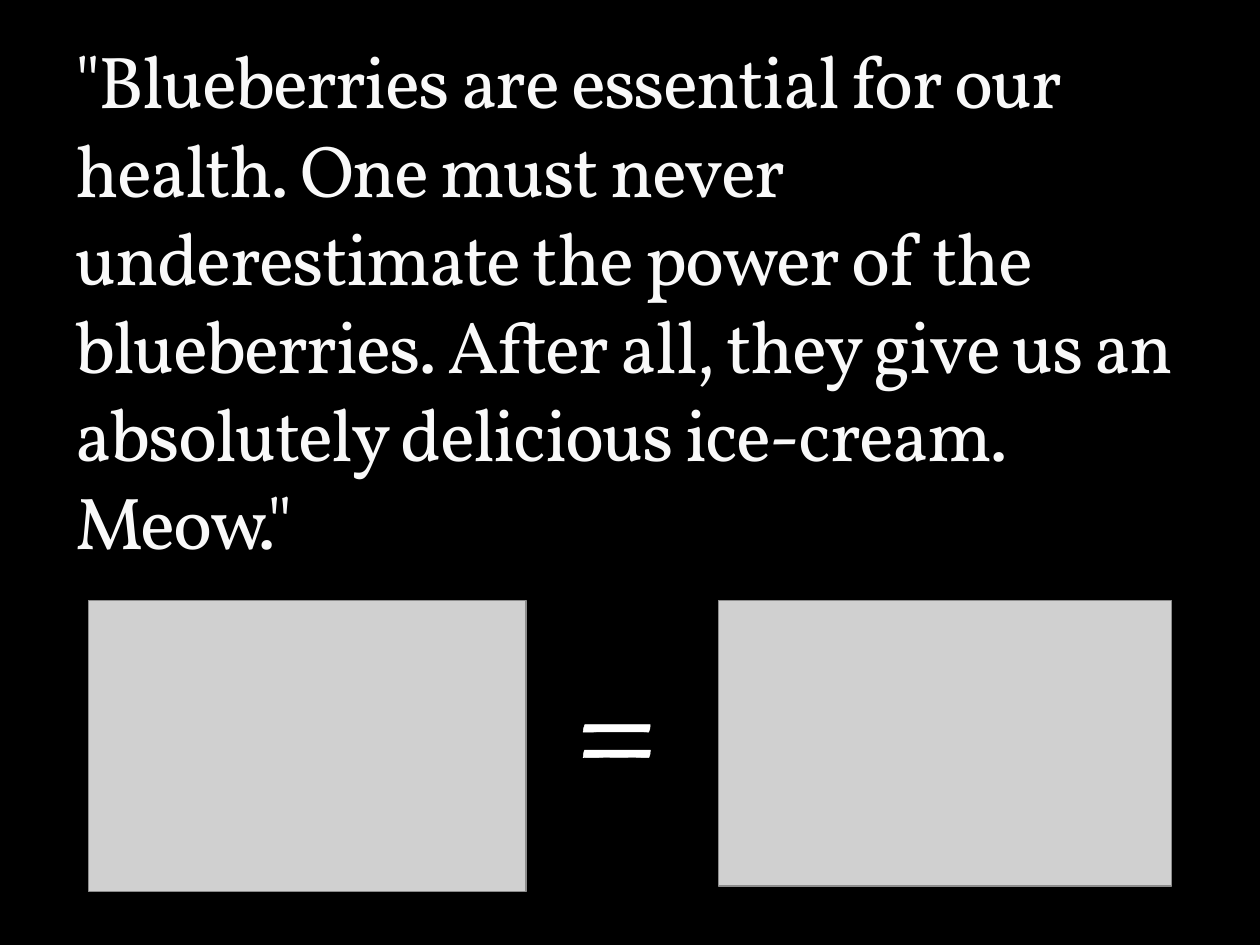
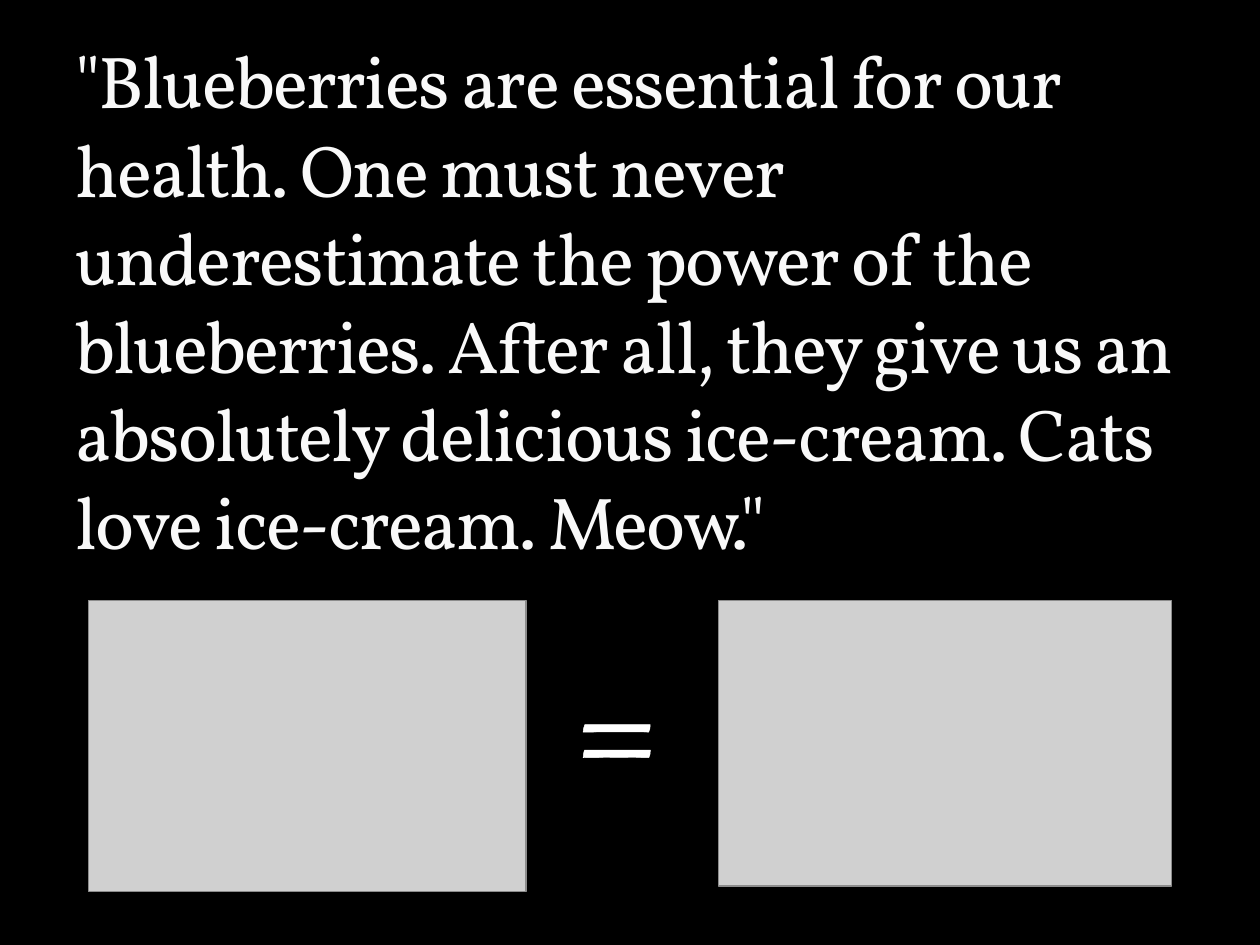
Before and after one commit to vassildinev/CSharp-OOP-Team-Project, a slide deck: slide 2 of Blueberry Presentation.pptx. Drawn at 1260x945 pixels with LibreOffice and Linux fonts; fonts in the diff are those of the drawing; grey boxes stand for pictures. Boxes give left, top, right and bottom in pixels: in the first picture for what was removed or moved away, otherwise in the second. Text is boxed around its words. In the diff, an @@ line names an element or a change of style, - is before the commit and + after.

```diff
--- a/Blueberry Presentation.pptx
+++ b/Blueberry Presentation.pptx
@@ title at box(75, 55, 1174, 550): text changed @@
-"Blueberries are essential for our health. One must never underestimate the power of the blueberries. After all, they give us an absolutely delicious ice-cream. Meow."
+"Blueberries are essential for our health. One must never underestimate the power of the blueberries. After all, they give us an absolutely delicious ice-cream. Cats love ice-cream. Meow."
```
Also in this commit, not shown: 2 other slides changed, 2 slides added, 2 slides removed, 3 other files.
